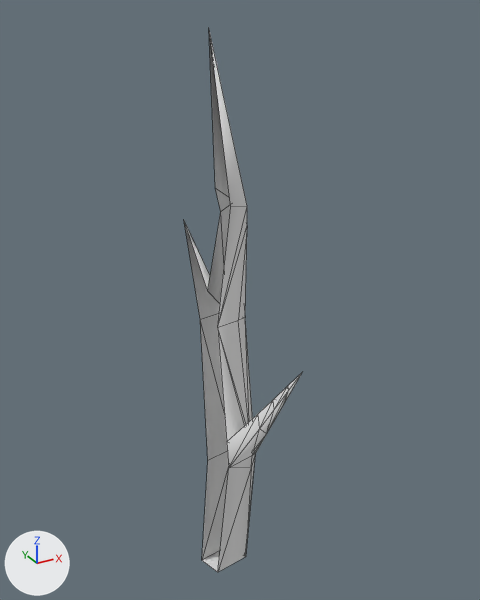
Renders of the glTF model Structures Plus/models/c90part_d4e72300e35a474c5f728496.glb from each side of a commit.
Both versions are drawn from a 50 mm lens placed at (-1.983, -2.873, 2.305), pointed at (-0.932, -0.962, 1.349). The lights are fixed; the arrows at lower left show +X, +Y and +Z. The picture after the commit comes second. Mesh edges are drawn as thin lines. Vertices at exactly the same position are counted once.

Before the edit, the objects in view are built like this:
```python
me_mesh_0 = bpy.data.meshes.new('Mesh_0')
me_mesh_0.from_pydata(...)  # 43 vertices, 71 faces; spans x -1.12..-0.79, y -1.17..-0.8, z 0.22..2.26
# faces by material slot: [67, 4]
me_mesh_0.materials.append(mat_trunk)  # white #e7e7e7
me_mesh_0.materials.append(mat_wood)  # white #e7e7e7
ob_cube = bpy.data.objects.new('Cube', me_mesh_0)
ob_cube.location = (0.0, 0.0, 0.0)
```
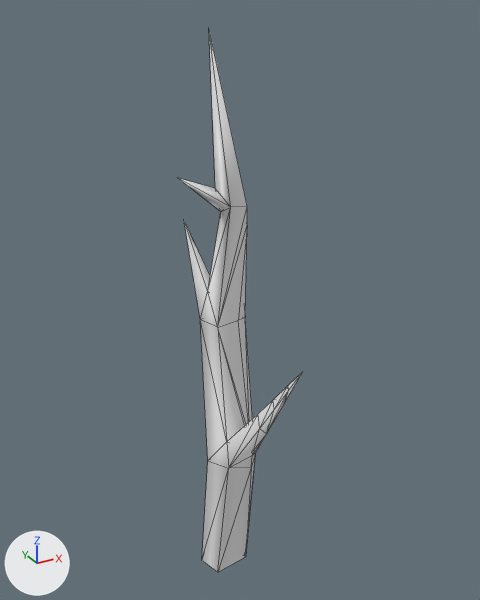
Where the change shows, as pixel boxes (x1, y1, x2, y2) in the pictures (480 x 600 px):
'Cube', reshaped
    before: (184, 31, 302, 572)
    after: (178, 31, 302, 572)
part 1 of me_mesh_0, added
    after: (178, 34, 231, 572)

What changed in the scene script:
```text
Change me_mesh_0:
    used by ob_cube; location = (0.0, 0.0, 0.0)
    remove me_mesh_0.from_pydata(...)  # 43 vertices, 71 faces; spans x -1.12..-0.79, y -1.17..-0.8, z 0.22..2.26
    add me_mesh_0.from_pydata(...)  # 44 vertices, 84 faces; spans x -1.2..-0.79, y -1.17..-0.8, z 0.22..2.26
    me_mesh_0 part 1
    1 vertex is added at (-1.2, -1.07, 1.84)
    13 new faces join them, mat_trunk (white #e7e7e7)
```
